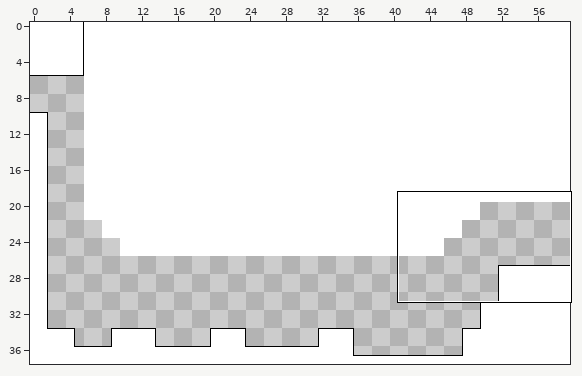
Tiled map, stored at KoboldKit/PlatformerDemo/Resources/Demo/DemoSandbox.tmx. The picture above shows the old version from afar; the outline marks the close-up.
Close-up. Old version:
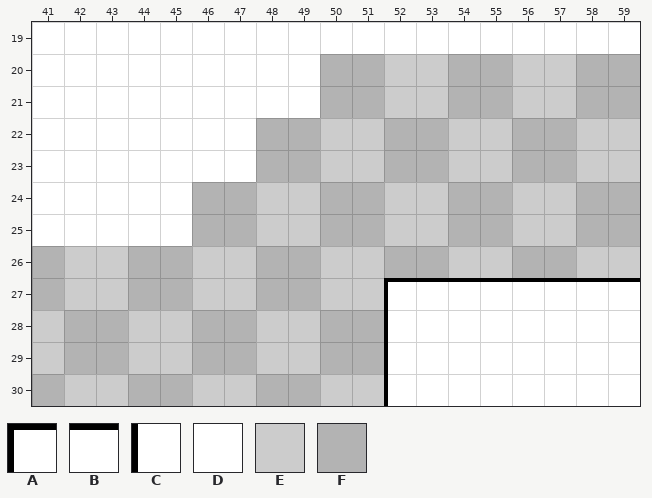
Cells are 16x16 px. Shown: x 41..59, y 19..30. The commit also changed other parts of the map, which this record leaves out.
Key: from "Tileset_Geometry_16x16": A 0, B 1, C 7, D 8, E 13, F 20.
_ is an empty cell.
Layer "background" before, first column x 41:
19 ___________________
20 _________FFEEFFEEFF
21 _________FFEEFFEEFF
22 _______FFEEFFEEFFEE
23 _______FFEEFFEEFFEE
24 _____FFEEFFEEFFEEFF
25 _____FFEEFFEEFFEEFF
26 FEEFFEEFFEEFFEEFFEE
27 FEEFFEEFFEE________
28 EFFEEFFEEFF________
29 EFFEEFFEEFF________
30 FEEFFEEFFEE________
Layer "mainlayer" before, first column x 41:
19 ___________________
20 ___________________
21 ___________________
22 ___________________
23 ___________________
24 ___________________
25 ___________________
26 ___________________
27 ___________ABBBBBBB
28 ___________CDDDDDDD
29 ___________CDDDDDDD
30 ___________CDDDDDDD
Now the later version:
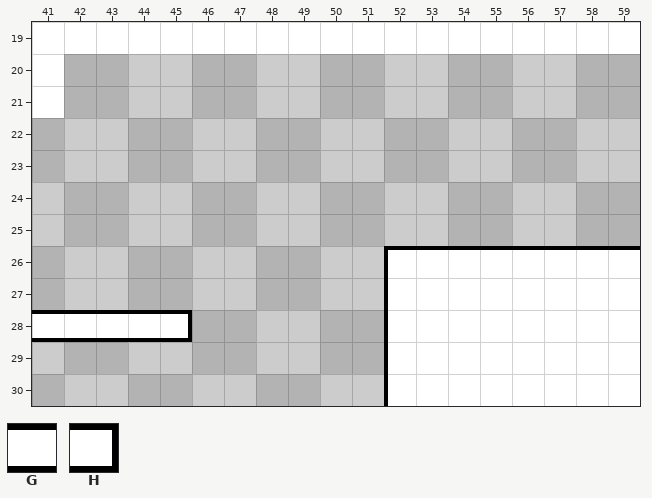
Further tiles: from "Tileset_Geometry_16x16": G 5, H 6.
Changes in this commit:
Layer "background":
y 20..21: x 42..49 ________ -> FFEEFFEE
y 22..23: x 41..47 _______ -> FEEFFEE
y 24..25: x 41..45 _____ -> EFFEE
y 26: x 52..59 FFEEFFEE -> ________
Layer "mainlayer":
y 26: x 52..59 ________ -> ABBBBBBB
y 27: x 52..59 ABBBBBBB -> CDDDDDDD
y 28: x 41..45 _____ -> GGGGH
Where, in picture pixels (left, top, right, bottom), the same in both close-ups:
added: (32, 54, 320, 246)
changed: (384, 246, 640, 282)
added: (32, 310, 192, 342)
